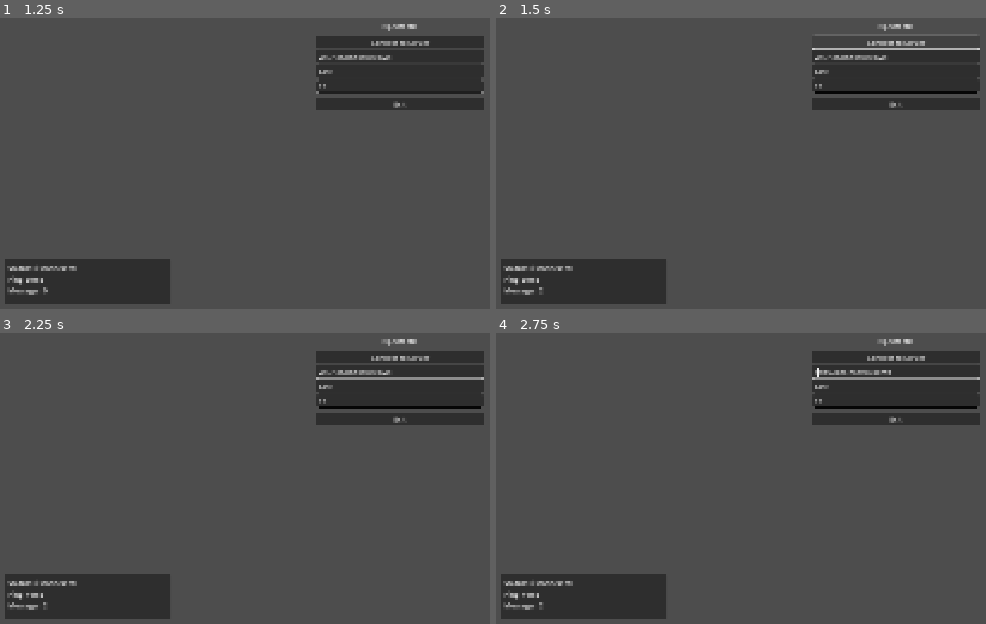
Above: before the commit, frames 1-4 (two rows, left to right).
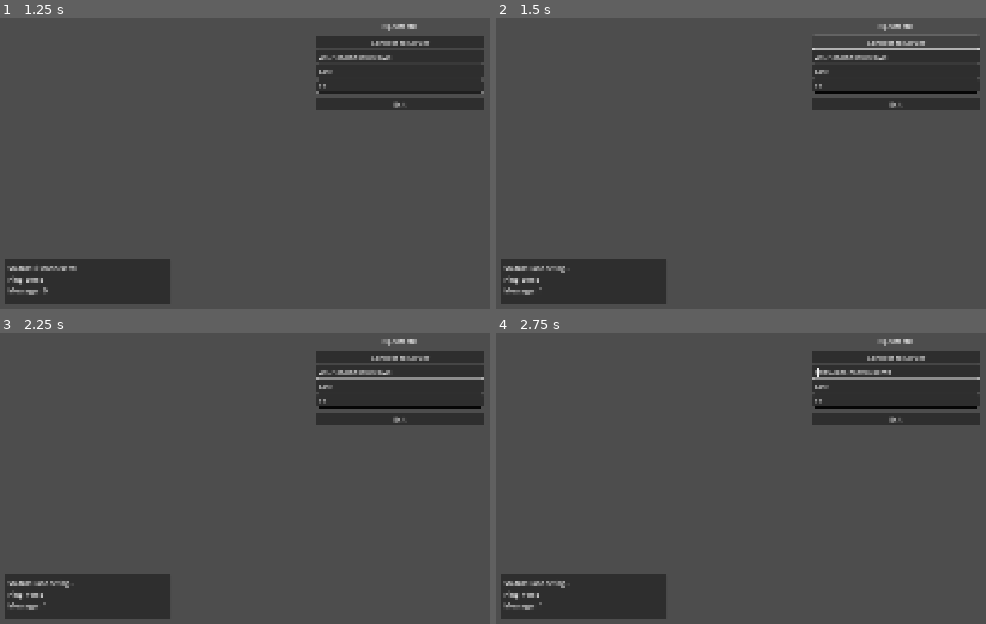
Above: after the commit, the same moments.

Repository: endrawes0/OpenMMO
Game: Godot game, scene res://scenes/Main.tscn
Same seed, same stepped clock (60 frames per second), same inputs: the game is played once before the commit and once after it.
Inputs (mouse positions are in pixels of both pictures, inside the frame that each line leads up to):
- Up to frame 1 (1.25 s): click (401, 70) at 0.52 s; type "Alex" at 0.6 s; click (401, 84) at 0.75 s; type "12" at 0.83 s
- Up to frame 2 (1.5 s): click "Connect to Server" at 1.25 s
- Up to frame 3 (2.25 s): move the mouse to (outside the picture) at 2.02 s; hold D from 2.03 s (still down); tap Tab at 2.1 s; click (outside the picture) at 2.17 s
- Up to frame 4 (2.75 s): keep holding D; tap 1 at 2.3 s

Frame 1 is identical in both runs. In frame 2, 0.1% of the frame differs, in the area x 7-16%, y 85-96%; in frame 3, 0.1%; in frame 4, 0.1%.
Error after the commit: Parse Error: The function signature doesn't match the parent. Parent signature is "disconnect(StringName, Callable) -> void". (res://src/networking/client_netw…

Commit message:
feat: implement foundational client architecture
Add engine-agnostic modules for networking, game state, movement, and input management.
Update Godot scripts to use these modules while maintaining UI binding separation.

- Add ClientNetworking: WebSocket communication and message protocol
- Add GameStateManager: Client-side entity and world state tracking
- Add MovementSystem: Client-side prediction and server reconciliation
- Add InputManager: Cross-platform input handling and translation
- Update Main.gd: Use networking module for connection management
- Update GameWorld.gd: Integrate movement and input systems

All modules follow AGENTS.md guidelines - engine-agnostic core logic with Godot handling UI/rendering.

Diff:
--- a/client/scripts/GameWorld.gd
+++ b/client/scripts/GameWorld.gd
@@ -1,25 +1,95 @@
 extends Node3D
 
-# Game world scene placeholder
-# UI binding only - no game logic per AGENTS.md
+# Game world scene - handles 3D rendering and scene management
+# UI binding only - game logic handled by engine-agnostic modules per AGENTS.md
 
 @onready var camera = $Camera3D
 @onready var player = $Player
 
+# Engine-agnostic modules
+var game_state_manager = null
+var movement_system = null
+var input_manager = null
+
 func _ready():
-	print("GameWorld scene loaded - placeholder only")
-	print("Camera position: ", camera.global_position)
-	print("Player position: ", player.global_position)
+	print("GameWorld scene loaded")
 
-func _process(_delta):
-	# Basic camera follow placeholder (no actual input handling)
-	# Real input and movement will be handled by engine-agnostic modules
-	pass
+	# Initialize engine-agnostic modules
+	_initialize_modules()
+
+	# Set up initial scene
+	if camera:
+		print("Camera position: ", camera.global_position)
+	if player:
+		print("Player position: ", player.global_position)
+
+func _initialize_modules():
+	# Load engine-agnostic modules
+	game_state_manager = load("res://src/gamestate/game_state_manager.gd").new()
+	movement_system = load("res://src/movement/movement_system.gd").new()
+	input_manager = load("res://src/input/input_manager.gd").new()
+
+	# Connect signals
+	game_state_manager.connect("player_spawned", Callable(self, "_on_player_spawned"))
+	game_state_manager.connect("entity_updated", Callable(self, "_on_entity_updated"))
+	game_state_manager.connect("entity_removed", Callable(self, "_on_entity_removed"))
+
+	input_manager.connect("movement_input_changed", Callable(self, "_on_movement_input_changed"))
+	input_manager.connect("jump_pressed", Callable(self, "_on_jump_pressed"))
+	input_manager.connect("action_pressed", Callable(self, "_on_action_pressed"))
+
+	# Capture mouse for camera control
+	input_manager.capture_mouse()
+
+func _process(delta):
+	if input_manager:
+		input_manager.process_input(null)  # Process any buffered input
+
+	if movement_system and player:
+		# Update player position based on movement system
+		var predicted_position = movement_system.predict_position(delta)
+		player.global_position = predicted_position
 
 func _input(event):
-	# UI binding only - placeholder for input events
-	if event is InputEventKey and event.pressed:
-		match event.keycode:
-			KEY_ESCAPE:
-				print("ESC pressed - return to menu (placeholder)")
-				get_tree().change_scene_to_file("res://scenes/Main.tscn")
+	# Pass input events to input manager
+	if input_manager:
+		input_manager.process_input(event)
+
+func _on_player_spawned(player_id: int):
+	print("Player spawned with ID: ", player_id)
+	if player:
+		player.show()
+
+func _on_entity_updated(entity_id: int, entity_data: Dictionary):
+	print("Entity updated: ", entity_id, " - ", entity_data)
+	# TODO: Update 3D representation of entity
+
+func _on_entity_removed(entity_id: int):
+	print("Entity removed: ", entity_id)
+	# TODO: Remove 3D representation of entity
+
+func _on_movement_input_changed(input_vector: Vector2):
+	if movement_system:
+		movement_system.update(0.016, input_vector)  # Assume 60fps delta
+
+func _on_jump_pressed():
+	print("Jump pressed")
+	# TODO: Handle jump action
+
+func _on_action_pressed(action_name: String):
+	match action_name:
+		"escape":
+			print("ESC pressed - return to menu")
+			if input_manager:
+				input_manager.release_mouse()
+			get_tree().change_scene_to_file("res://scenes/Main.tscn")
+		"tab":
+			print("TAB pressed - toggle UI")
+		"primary_action":
+			print("Primary action (left click)")
+		"secondary_action":
+			print("Secondary action (right click)")
+		_:
+			if action_name.begins_with("ability_"):
+				var slot = action_name.substr(8).to_int()
+				print("Ability slot ", slot, " activated")
--- a/client/scripts/Main.gd
+++ b/client/scripts/Main.gd
@@ -10,10 +10,14 @@
 @onready var exit_button = $VBoxContainer/ExitButton
 @onready var network_debug = $NetworkDebug
 
-# WebSocket connection
-var websocket = null
+# Engine-agnostic modules
+var client_networking = null
+var game_state_manager = null
+var movement_system = null
+var input_manager = null
+
+# UI state
 var ping_timer = null
-var sequence_id = 0
 
 func _ready():
 	# Initialize UI state
@@ -22,6 +26,22 @@
 
 	# Set default server address
 	server_address.text = "ws://localhost:8080/ws"
+
+	# Initialize engine-agnostic modules
+	_initialize_modules()
+
+func _initialize_modules():
+	# Load engine-agnostic modules
+	client_networking = load("res://src/networking/client_networking.gd").new()
+	game_state_manager = load("res://src/gamestate/game_state_manager.gd").new()
+	movement_system = load("res://src/movement/movement_system.gd").new()
+	input_manager = load("res://src/input/input_manager.gd").new()
+
+	# Connect signals
+	client_networking.connect("connected", Callable(self, "_on_network_connected"))
+	client_networking.connect("disconnected", Callable(self, "_on_network_disconnected"))
+	client_networking.connect("message_received", Callable(self, "_on_network_message_received"))
+	client_networking.connect("connection_error", Callable(self, "_on_network_error"))
 
 func _on_connect_button_pressed():
 	# UI binding only - actual connection logic will be handled by engine-agnostic modules
@@ -38,19 +58,17 @@
 	print("Server: ", address)
 	print("Username: ", user)
 
-	# Initialize WebSocket connection
+	# Initialize connection using networking module
 	_connect_to_server(address)
 
 func _connect_to_server(url):
-	if websocket != null:
-		websocket.close()
+	if client_networking and client_networking.is_connected():
+		client_networking.disconnect()
 
 	network_debug.set_status("Connecting...")
 	network_debug.add_message("Connecting to: " + url)
 
-	websocket = WebSocketPeer.new()
-	var error = websocket.connect_to_url(url)
-
+	var error = client_networking.connect_to_server(url)
 	if error != OK:
 		network_debug.add_message("Failed to connect: " + str(error))
 		network_debug.set_status("Connection Failed")
@@ -65,59 +83,50 @@
 	add_child(ping_timer)
 	ping_timer.start()
 
+func _process(delta):
+	if client_networking:
+		client_networking.poll()
+
 func _send_ping():
-	if websocket.get_ready_state() == WebSocketPeer.STATE_OPEN:
-		var ping_data = {
-			"sequence_id": sequence_id,
-			"timestamp": Time.get_unix_time_from_system() * 1000,
-			"payload": {
-				"Ping": {
-					"timestamp": Time.get_unix_time_from_system() * 1000
-				}
+	if client_networking and client_networking.is_connected():
+		var ping_payload = {
+			"Ping": {
+				"timestamp": Time.get_unix_time_from_system() * 1000
 			}
 		}
-		sequence_id += 1
-
-		var json_string = JSON.stringify(ping_data)
-		websocket.send_text(json_string)
+		client_networking.send_message(ping_payload)
 		network_debug.add_message("Sent ping")
 
-func _process(delta):
-	if websocket != null:
-		websocket.poll()
+# Network signal handlers
+func _on_network_connected():
+	network_debug.set_status("Connected")
+	network_debug.add_message("WebSocket connected successfully")
 
-		var state = websocket.get_ready_state()
-		match state:
-			WebSocketPeer.STATE_OPEN:
-				if network_debug.get_status() != "Connected":
-					network_debug.set_status("Connected")
-					network_debug.add_message("WebSocket connected successfully")
-			WebSocketPeer.STATE_CLOSED:
-				if network_debug.get_status() != "Disconnected":
-					network_debug.set_status("Disconnected")
-					network_debug.add_message("WebSocket disconnected")
-					if ping_timer != null:
-						ping_timer.stop()
+func _on_network_disconnected():
+	network_debug.set_status("Disconnected")
+	network_debug.add_message("WebSocket disconnected")
+	if ping_timer != null:
+		ping_timer.stop()
 
-		# Handle incoming messages
-		while websocket.get_available_packet_count() > 0:
-			var packet = websocket.get_packet()
-			var message = packet.get_string_from_utf8()
+func _on_network_message_received(message: Dictionary):
+	network_debug.add_message("Received: " + JSON.stringify(message))
 
-			network_debug.add_message("Received: " + message)
+	# Handle specific message types
+	if message.has("payload"):
+		var payload = message.payload
+		if payload.has("Pong"):
+			network_debug.add_message("Received pong - connection healthy")
+		elif payload.has("HandshakeResponse"):
+			network_debug.add_message("Handshake completed")
 
-			# Parse JSON response
-			var json = JSON.new()
-			var error = json.parse(message)
-			if error == OK:
-				var data = json.get_data()
-				if data.has("payload") and data.payload.has("Pong"):
-					network_debug.add_message("Received pong - connection healthy")
+func _on_network_error(error: String):
+	network_debug.add_message("Network error: " + error)
+	network_debug.set_status("Error")
 
 func _on_exit_button_pressed():
 	print("Exit button pressed")
-	if websocket != null:
-		websocket.close()
+	if client_networking:
+		client_networking.disconnect()
 	if ping_timer != null:
 		ping_timer.stop()
 	get_tree().quit()
--- /dev/null
+++ b/client/src/gamestate/game_state_manager.gd
@@ -0,0 +1,125 @@
+# OpenMMO Client Game State Manager
+# Engine-agnostic game state management - tracks entities, player state, and world data
+# This module maintains the client's authoritative view of the game world
+
+class_name GameStateManager
+extends RefCounted
+
+# Signals
+signal player_spawned(player_id: int)
+signal entity_updated(entity_id: int, entity_data: Dictionary)
+signal entity_removed(entity_id: int)
+signal zone_changed(zone_id: int)
+
+# Game state
+var current_zone_id: int = 1
+var player_entity_id: int = 0
+var entities: Dictionary = {}  # entity_id -> entity_data
+var player_stats: Dictionary = {}
+var inventory: Array = []
+var equipment: Dictionary = {}
+
+func _init():
+	_reset_state()
+
+func _reset_state():
+	current_zone_id = 1
+	player_entity_id = 0
+	entities.clear()
+	player_stats = {
+		"health": 100,
+		"max_health": 100,
+		"level": 1,
+		"experience": 0
+	}
+	inventory.clear()
+	equipment.clear()
+
+func set_player_entity(player_id: int):
+	player_entity_id = player_id
+	emit_signal("player_spawned", player_id)
+
+func add_entity(entity_id: int, entity_data: Dictionary):
+	entities[entity_id] = entity_data
+	emit_signal("entity_updated", entity_id, entity_data)
+
+func update_entity(entity_id: int, entity_data: Dictionary):
+	if entities.has(entity_id):
+		entities[entity_id] = entity_data
+		emit_signal("entity_updated", entity_id, entity_data)
+	else:
+		add_entity(entity_id, entity_data)
+
+func remove_entity(entity_id: int):
+	if entities.has(entity_id):
+		entities.erase(entity_id)
+		emit_signal("entity_removed", entity_id)
+
+func get_entity(entity_id: int) -> Dictionary:
+	return entities.get(entity_id, {})
+
+func get_player_entity() -> Dictionary:
+	return get_entity(player_entity_id)
+
+func get_all_entities() -> Array:
+	return entities.values()
+
+func get_entities_in_range(center: Vector3, range: float) -> Array:
+	var result = []
+	for entity_data in entities.values():
+		if entity_data.has("position"):
+			var distance = center.distance_to(Vector3(
+				entity_data.position.x,
+				entity_data.position.y,
+				entity_data.position.z
+			))
+			if distance <= range:
+				result.append(entity_data)
+	return result
+
+func update_player_stats(stats: Dictionary):
+	player_stats = stats
+
+func get_player_stats() -> Dictionary:
+	return player_stats
+
+func set_zone(zone_id: int):
+	if current_zone_id != zone_id:
+		current_zone_id = zone_id
+		emit_signal("zone_changed", zone_id)
+
+func get_current_zone() -> int:
+	return current_zone_id
+
+func update_inventory(items: Array):
+	inventory = items
+
+func get_inventory() -> Array:
+	return inventory
+
+func update_equipment(equip_data: Dictionary):
+	equipment = equip_data
+
+func get_equipment() -> Dictionary:
+	return equipment
+
+# Utility functions
+func is_player_entity(entity_id: int) -> bool:
+	return entity_id == player_entity_id
+
+func get_entity_position(entity_id: int) -> Vector3:
+	var entity = get_entity(entity_id)
+	if entity.has("position"):
+		var pos = entity.position
+		return Vector3(pos.x, pos.y, pos.z)
+	return Vector3.ZERO
+
+func set_entity_position(entity_id: int, position: Vector3):
+	var entity = get_entity(entity_id)
+	if not entity.is_empty():
+		entity.position = {
+			"x": position.x,
+			"y": position.y,
+			"z": position.z
+		}
+		update_entity(entity_id, entity)
--- /dev/null
+++ b/client/src/input/input_manager.gd
@@ -0,0 +1,122 @@
+# OpenMMO Client Input Manager
+# Engine-agnostic input handling - translates Godot input events into game actions
+# This module provides a clean interface for input that can be used by any client implementation
+
+class_name InputManager
+extends RefCounted
+
+# Signals
+signal movement_input_changed(input_vector: Vector2)
+signal jump_pressed
+signal action_pressed(action_name: String)
+signal mouse_moved(relative: Vector2)
+
+# Input state
+var movement_input: Vector2 = Vector2.ZERO
+var jump_pressed: bool = false
+var mouse_captured: bool = false
+
+# Input configuration
+var mouse_sensitivity: float = 0.002
+var invert_y: bool = false
+
+func _init():
+	pass
+
+func process_input(event):
+	if event is InputEventMouseMotion and mouse_captured:
+		var relative = event.relative
+		if invert_y:
+			relative.y = -relative.y
+		emit_signal("mouse_moved", relative * mouse_sensitivity)
+
+	elif event is InputEventKey:
+		if event.pressed:
+			match event.keycode:
+				KEY_W, KEY_UP:
+					_update_movement_input(Vector2.UP)
+				KEY_S, KEY_DOWN:
+					_update_movement_input(Vector2.DOWN)
+				KEY_A, KEY_LEFT:
+					_update_movement_input(Vector2.LEFT)
+				KEY_D, KEY_RIGHT:
+					_update_movement_input(Vector2.RIGHT)
+				KEY_SPACE:
+					if not jump_pressed:
+						jump_pressed = true
+						emit_signal("jump_pressed")
+				KEY_ESCAPE:
+					emit_signal("action_pressed", "escape")
+				KEY_TAB:
+					emit_signal("action_pressed", "tab")
+				KEY_1, KEY_2, KEY_3, KEY_4, KEY_5:
+					var ability_slot = event.keycode - KEY_1 + 1
+					emit_signal("action_pressed", "ability_" + str(ability_slot))
+		else:
+			match event.keycode:
+				KEY_W, KEY_UP:
+					_update_movement_input(-Vector2.UP)
+				KEY_S, KEY_DOWN:
+					_update_movement_input(-Vector2.DOWN)
+				KEY_A, KEY_LEFT:
+					_update_movement_input(-Vector2.LEFT)
+				KEY_D, KEY_RIGHT:
+					_update_movement_input(-Vector2.RIGHT)
+				KEY_SPACE:
+					jump_pressed = false
+
+	elif event is InputEventMouseButton:
+		if event.pressed:
+			match event.button_index:
+				MOUSE_BUTTON_LEFT:
+					emit_signal("action_pressed", "primary_action")
+				MOUSE_BUTTON_RIGHT:
+					emit_signal("action_pressed", "secondary_action")
+				MOUSE_BUTTON_WHEEL_UP:
+					emit_signal("action_pressed", "scroll_up")
+				MOUSE_BUTTON_WHEEL_DOWN:
+					emit_signal("action_pressed", "scroll_down")
+
+func _update_movement_input(direction: Vector2):
+	var old_input = movement_input
+	if direction.x != 0:
+		movement_input.x += direction.x
+	if direction.y != 0:
+		movement_input.y += direction.y
+
+	# Clamp to valid range
+	movement_input = movement_input.clamp(Vector2(-1, -1), Vector2(1, 1))
+
+	# Emit signal only if input changed
+	if old_input != movement_input:
+		emit_signal("movement_input_changed", movement_input)
+
+func get_movement_input() -> Vector2:
+	return movement_input
+
+func is_jump_pressed() -> bool:
+	return jump_pressed
+
+func capture_mouse():
+	if not mouse_captured:
+		Input.set_mouse_mode(Input.MOUSE_MODE_CAPTURED)
+		mouse_captured = true
+
+func release_mouse():
+	if mouse_captured:
+		Input.set_mouse_mode(Input.MOUSE_MODE_VISIBLE)
+		mouse_captured = false
+
+func is_mouse_captured() -> bool:
+	return mouse_captured
+
+func set_mouse_sensitivity(sensitivity: float):
+	mouse_sensitivity = sensitivity
+
+func set_invert_y(invert: bool):
+	invert_y = invert
+
+func reset_input():
+	movement_input = Vector2.ZERO
+	jump_pressed = false
+	emit_signal("movement_input_changed", movement_input)
--- /dev/null
+++ b/client/src/movement/movement_system.gd
@@ -0,0 +1,123 @@
+# OpenMMO Client Movement System
+# Engine-agnostic movement logic - handles player movement, prediction, and server reconciliation
+# This module manages movement input, prediction, and synchronization with server
+
+class_name MovementSystem
+extends RefCounted
+
+# Signals
+signal movement_intent_sent(intent: Dictionary)
+signal position_corrected(entity_id: int, server_position: Vector3, client_position: Vector3)
+
+# Movement state
+var movement_speed: float = 5.0
+var rotation_speed: float = 180.0  # degrees per second
+var is_moving: bool = false
+var target_position: Vector3 = Vector3.ZERO
+var current_velocity: Vector3 = Vector3.ZERO
+
+# Prediction and reconciliation
+var pending_movements: Array = []
+var last_server_update: float = 0.0
+var prediction_error_threshold: float = 0.1
+
+func _init():
+	pass
+
+func update(delta: float, input_vector: Vector2, jump_pressed: bool = false):
+	# Update movement based on input
+	var move_vector = Vector3(input_vector.x, 0, input_vector.y).normalized()
+
+	if move_vector.length() > 0:
+		is_moving = true
+		current_velocity = move_vector * movement_speed
+
+		# Send movement intent to server
+		_send_movement_intent(target_position + move_vector * movement_speed * delta)
+	else:
+		is_moving = false
+		current_velocity = Vector3.ZERO
+
+func set_target_position(position: Vector3):
+	target_position = position
+
+func get_target_position() -> Vector3:
+	return target_position
+
+func get_current_velocity() -> Vector3:
+	return current_velocity
+
+func is_entity_moving() -> bool:
+	return is_moving
+
+func _send_movement_intent(target_pos: Vector3):
+	var intent = {
+		"MovementIntent": {
+			"target_position": {
+				"x": target_pos.x,
+				"y": target_pos.y,
+				"z": target_pos.z
+			},
+			"speed_modifier": 1.0,
+			"stop_movement": false
+		}
+	}
+
+	emit_signal("movement_intent_sent", intent)
+
+	# Store for prediction
+	pending_movements.append({
+		"target": target_pos,
+		"timestamp": Time.get_unix_time_from_system()
+	})
+
+func stop_movement():
+	var intent = {
+		"MovementIntent": {
+			"target_position": {
+				"x": target_position.x,
+				"y": target_position.y,
+				"z": target_position.z
+			},
+			"speed_modifier": 1.0,
+			"stop_movement": true
+		}
+	}
+
+	emit_signal("movement_intent_sent", intent)
+	is_moving = false
+	current_velocity = Vector3.ZERO
+
+func reconcile_server_position(entity_id: int, server_position: Vector3, server_velocity: Vector3 = Vector3.ZERO):
+	# Compare server position with predicted position
+	var predicted_position = target_position
+	var error_distance = predicted_position.distance_to(server_position)
+
+	if error_distance > prediction_error_threshold:
+		# Significant prediction error - correct position
+		emit_signal("position_corrected", entity_id, server_position, predicted_position)
+		target_position = server_position
+		current_velocity = server_velocity
+
+	# Clear old pending movements
+	var current_time = Time.get_unix_time_from_system()
+	pending_movements = pending_movements.filter(func(movement):
+		return current_time - movement.timestamp < 1.0  # Keep recent movements
+	)
+
+func predict_position(delta: float) -> Vector3:
+	if is_moving:
+		return target_position + current_velocity * delta
+	return target_position
+
+func set_movement_speed(speed: float):
+	movement_speed = speed
+
+func get_movement_speed() -> float:
+	return movement_speed
+
+func set_rotation_speed(speed: float):
+	rotation_speed = speed
+
+func get_rotation_speed() -> float:
+	return rotation_speed
--- /dev/null
+++ b/client/src/networking/client_networking.gd
@@ -0,0 +1,162 @@
+# OpenMMO Client Networking Module
+# Engine-agnostic networking logic - handles WebSocket communication and message protocol
+# This module is independent of Godot and can be tested/used in any client implementation
+
+class_name ClientNetworking
+extends RefCounted
+
+# Signals
+signal connected
+signal disconnected
+signal message_received(message: Dictionary)
+signal connection_error(error: String)
+
+# Connection state
+enum ConnectionState {
+	DISCONNECTED,
+	CONNECTING,
+	CONNECTED,
+	ERROR
+}
+
+var connection_state: ConnectionState = ConnectionState.DISCONNECTED
+var websocket: WebSocketPeer = null
+var sequence_id: int = 0
+var session_id: String = ""
+var player_id: int = 0
+
+# Message queues
+var outgoing_queue: Array = []
+var incoming_queue: Array = []
+
+func _init():
+	pass
+
+func connect_to_server(url: String) -> Error:
+	if connection_state != ConnectionState.DISCONNECTED:
+		push_error("Already connected or connecting")
+		return ERR_ALREADY_IN_USE
+
+	connection_state = ConnectionState.CONNECTING
+	websocket = WebSocketPeer.new()
+
+	var error = websocket.connect_to_url(url)
+	if error != OK:
+		connection_state = ConnectionState.ERROR
+		emit_signal("connection_error", "Failed to initiate connection: " + str(error))
+		return error
+
+	emit_signal("connected")
+	return OK
+
+func disconnect():
+	if websocket:
+		websocket.close()
+	websocket = null
+	connection_state = ConnectionState.DISCONNECTED
+	session_id = ""
+	player_id = 0
+	emit_signal("disconnected")
+
+func poll():
+	if not websocket:
+		return
+
+	websocket.poll()
+
+	var state = websocket.get_ready_state()
+	match state:
+		WebSocketPeer.STATE_OPEN:
+			if connection_state != ConnectionState.CONNECTED:
+				connection_state = ConnectionState.CONNECTED
+				_send_handshake()
+		WebSocketPeer.STATE_CLOSED:
+			if connection_state != ConnectionState.DISCONNECTED:
+				connection_state = ConnectionState.DISCONNECTED
+				emit_signal("disconnected")
+
+	# Process incoming messages
+	while websocket.get_available_packet_count() > 0:
+		var packet = websocket.get_packet()
+		var message = packet.get_string_from_utf8()
+
+		var json = JSON.new()
+		var error = json.parse(message)
+		if error == OK:
+			var data = json.get_data()
+			_process_incoming_message(data)
+		else:
+			push_error("Failed to parse incoming message: " + message)
+
+func send_message(payload: Dictionary) -> Error:
+	if connection_state != ConnectionState.CONNECTED:
+		push_error("Not connected to server")
+		return ERR_CONNECTION_ERROR
+
+	var message = {
+		"sequence_id": sequence_id,
+		"timestamp": Time.get_unix_time_from_system() * 1000,
+		"payload": payload
+	}
+	sequence_id += 1
+
+	var json_string = JSON.stringify(message)
+	var error = websocket.send_text(json_string)
+
+	if error != OK:
+		push_error("Failed to send message: " + str(error))
+		return error
+
+	return OK
+
+func _send_handshake():
+	var handshake = {
+		"HandshakeRequest": {
+			"client_version": "0.1.0",
+			"protocol_version": "1.0",
+			"supported_features": 0
+		}
+	}
+	send_message(handshake)
+
+func _process_incoming_message(message: Dictionary):
+	emit_signal("message_received", message)
+
+	# Handle specific message types
+	if message.has("payload"):
+		var payload = message.payload
+
+		if payload.has("HandshakeResponse"):
+			_handle_handshake_response(payload.HandshakeResponse)
+		elif payload.has("Pong"):
+			_handle_pong(payload.Pong)
+		elif payload.has("Error"):
+			_handle_error(payload.Error)
+
+func _handle_handshake_response(response: Dictionary):
+	if response.accepted:
+		print("Handshake accepted - connected to server")
+	else:
+		push_error("Handshake rejected: " + response.get("message", "Unknown error"))
+		connection_state = ConnectionState.ERROR
+		emit_signal("connection_error", "Handshake rejected")
+
+func _handle_pong(pong: Dictionary):
+	# Calculate ping time if needed
+	pass
+
+func _handle_error(error: Dictionary):
+	push_error("Server error: " + error.get("message", "Unknown error"))
+	emit_signal("connection_error", error.get("message", "Unknown error"))
+
+func get_connection_state() -> ConnectionState:
+	return connection_state
+
+func is_connected() -> bool:
+	return connection_state == ConnectionState.CONNECTED
+
+func get_session_id() -> String:
+	return session_id
+
+func get_player_id() -> int:
+	return player_id
